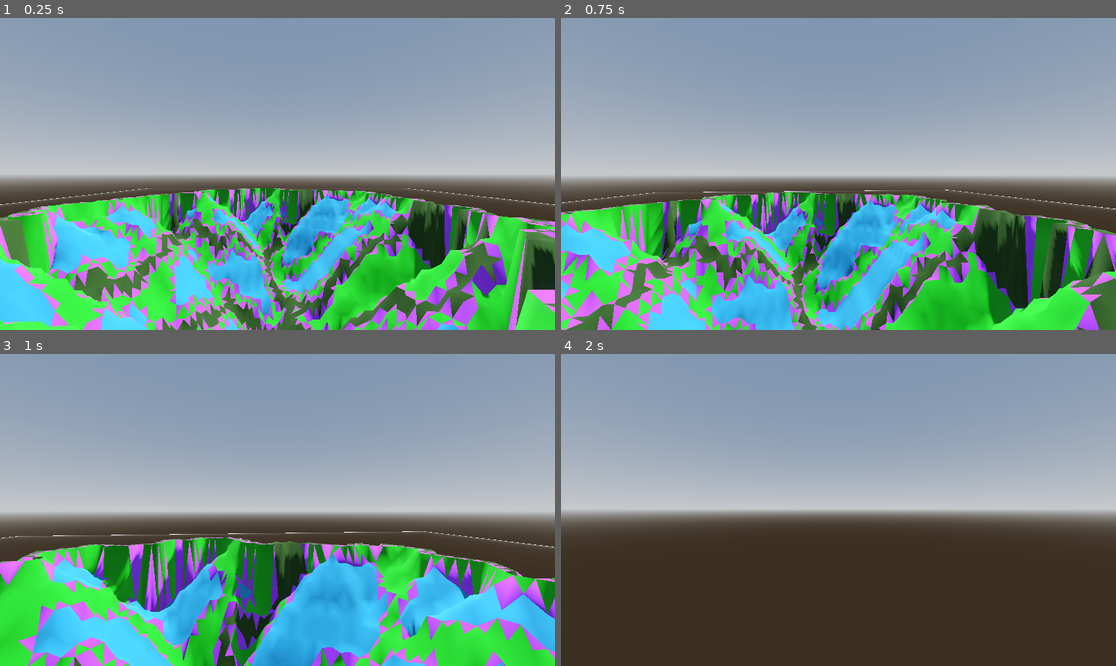
Above: before the commit, frames 1-4 (two rows, left to right).
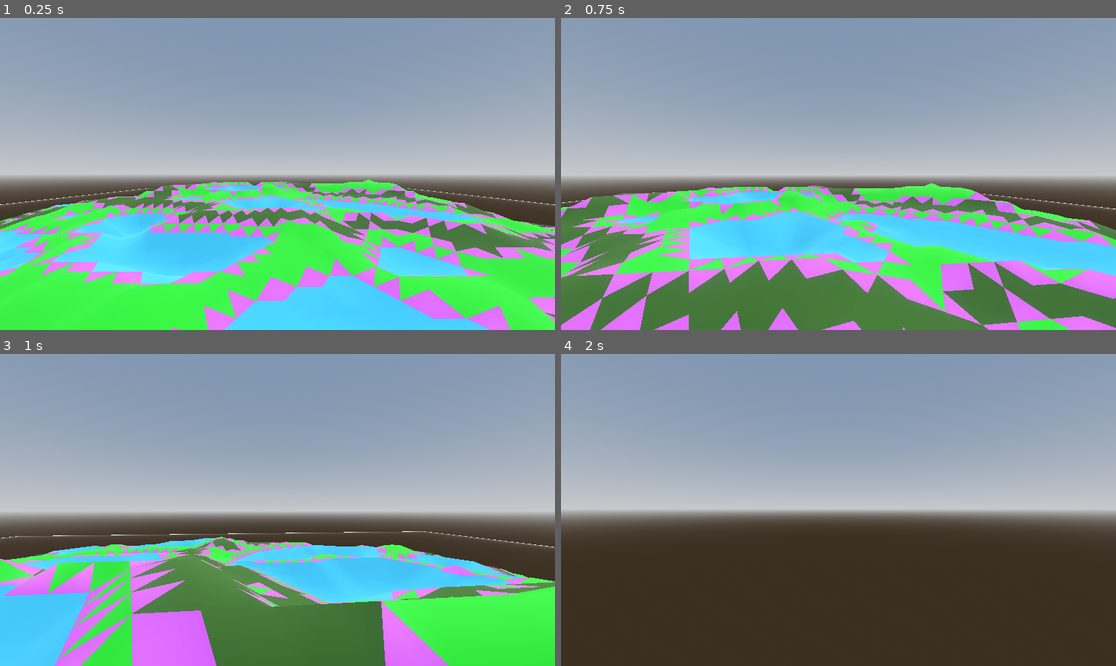
Above: after the commit, the same moments.

Repository: MichaelReel/Faster-Island-Generation
Game: Godot game, scene res://Main.tscn
The game is run twice, just before and just after one commit, with the same random seed, the same clock (stepped at 60 frames per second) and the same inputs.
Inputs (mouse positions are in pixels of both pictures, inside the frame that each line leads up to):
- Up to frame 1 (0.25 s): no input
- Up to frame 2 (0.75 s): tap Enter at 0.5 s; move the mouse to (866, 174) at 0.52 s; hold W (forward) from 0.53 s (still down)
- Up to frame 3 (1 s): keep holding W (forward)
- Up to frame 4 (2 s): keep holding W (forward); move the mouse to (810, 510) at 1.27 s

The runs differ from the first frame. In frame 1, 36% of the frame differs, in the area x 0-100%, y 51-100%; in frame 2, 39%, in the area x 0-100%, y 53-100%; in frame 3, 32%; in frame 4, nothing differs.

Commit message:
Found the bug in the point connections code

Diff:
--- a/island/GeneratedIsland.gd
+++ b/island/GeneratedIsland.gd
@@ -26,7 +26,7 @@
 @export var max_lakes_per_region: int = 3
 
 @export_category("height_map_creation")
-@export var diff_height: float = 0.5
+@export var diff_height: float = 0.2
 @export var diff_max_multi: int = 3
 
 @export_category("debug_materials")
--- a/island/generation/grid/geometry/PointLayer.gd
+++ b/island/generation/grid/geometry/PointLayer.gd
@@ -79,7 +79,7 @@
 		neighbours.append(get_point_index_for_vector2i(point_coords + Vector2i(0, +1)))
 
 	# On even rows include, y+/-1 and x-1, On odd rows include, y+/-1 and x+1
-	var offset_x = point_coords.x + (-1 if point_coords.x % 2 == 0 else 1)
+	var offset_x = point_coords.x + (-1 if point_coords.y % 2 == 0 else 1)
 	if offset_x >= 0 and offset_x < point_grid_dimensions.x:
 		if point_coords.y - 1 >= 0:
 			neighbours.append(get_point_index_for_vector2i(Vector2i(offset_x, point_coords.y - 1)))
@@ -111,3 +111,17 @@
 
 func get_total_point_count() -> int:
 	return len(_grid_points)
+
+func get_valid_adjacent_point_indices_from_list(point_indices: PackedInt64Array) -> Dictionary:
+	# -> Dictionary[int, PackedInt64Array]
+	"""Create a dictionary of each point in point_indices to each other adjacent point in point_indices"""
+
+	var point_index_to_connects_in_list: Dictionary = {}  # Dictionary[int, PackedInt64Array]
+	for point_index in point_indices:
+		point_index_to_connects_in_list[point_index] = PackedInt64Array()
+		var directions: PackedInt64Array = _connected_point_indices_by_point_index[point_index]
+		for direction in directions:
+			if direction in point_indices:
+				point_index_to_connects_in_list[point_index].append(direction)
+
+	return point_index_to_connects_in_list
--- a/island/generation/grid/geometry/TriCellLayer.gd
+++ b/island/generation/grid/geometry/TriCellLayer.gd
@@ -194,3 +194,7 @@
 			neighbours.append(get_tri_cell_index_for_vector2i(Vector2i(x, three_cell_row)))
 
 	return neighbours
+
+func get_valid_adjacent_point_indices_from_list(point_indices: PackedInt64Array) -> Dictionary:
+	# -> Dictionary[int, PackedInt64Array]
+	return _point_layer.get_valid_adjacent_point_indices_from_list(point_indices)
--- a/island/generation/height/geometry/HeightLayer.gd
+++ b/island/generation/height/geometry/HeightLayer.gd
@@ -71,12 +71,16 @@
 
 func _setup_sealevel() -> void:
 	""" Record each point on the edges between the island region frontier and the region itself """
-	var island_region_index = _outline_manager.get_island_region_index()
-	var frontier_indices = _region_cell_layer.get_front_cell_indices(island_region_index)
-	for front_cell_index in frontier_indices:
-		for point in _region_cell_layer.get_region_front_point_indices_by_front_cell_index(island_region_index, front_cell_index):
-			if not point in _sealevel_point_indices:
-				_sealevel_point_indices.append(point)
+	var island_region_index: int = _outline_manager.get_island_region_index()
+	var front_cell_indices: PackedInt64Array = _region_cell_layer.get_front_cell_indices(island_region_index)
+	var temp_sealevel_point_indices: Array[int] = []
+	for front_cell_index in front_cell_indices:
+		for point_index in _region_cell_layer.get_region_front_point_indices_by_front_cell_index(island_region_index, front_cell_index):
+			if not point_index in temp_sealevel_point_indices:
+				set_point_height(point_index, 0.0)
+				temp_sealevel_point_indices.append(point_index)
+
+	_sealevel_point_indices = temp_sealevel_point_indices
 
 func _setup_height_fronts() -> void:
 	"""Create the initial uphill and downhill point frontiers"""
@@ -85,7 +89,7 @@
 		for point_index in _region_cell_layer.get_connected_point_indices_by_point_index(center_point):
 			if not is_point_height_set(point_index):
 				# Uphill or downhill neighbour?
-				if _region_cell_layer.point_has_any_cell_with_parent(point_index, island_region_index):
+				if not _region_cell_layer.point_has_any_cell_with_parent(point_index, _region_cell_layer.get_root_region_index()):
 					set_point_height(point_index, _uphill_height)
 					_uphill_front_indices.append(point_index)
 				else:
--- a/island/generation/height/mesh/HeightMesh.gd
+++ b/island/generation/height/mesh/HeightMesh.gd
@@ -65,3 +65,19 @@
 	ground_surface_tool.commit(self)
 	lake_surface_tool.commit(self)
 	debug_surface_tool.commit(self)
+
+	add_debug()
+
+func add_debug() -> void:
+	var surface_tool: SurfaceTool = SurfaceTool.new()
+	surface_tool.begin(Mesh.PRIMITIVE_LINES)
+
+	var point_indices: PackedInt64Array = _height_layer._sealevel_point_indices
+	var point_connections: Dictionary = _region_cell_layer.get_valid_adjacent_point_indices_from_list(point_indices)
+
+	for point_index in point_indices:
+		for other_point_index in point_connections[point_index]:
+			surface_tool.add_vertex(_region_cell_layer.get_point_as_vector3(point_index, 0.05))
+			surface_tool.add_vertex(_region_cell_layer.get_point_as_vector3(other_point_index, 0.05))
+
+	surface_tool.commit(self)
--- a/island/generation/region/geometry/RegionCellLayer.gd
+++ b/island/generation/region/geometry/RegionCellLayer.gd
@@ -63,7 +63,6 @@
 		for cell_index in _point_to_cells_map[point_index]:
 			if _region_index_by_cell_index[cell_index] == region_index and not point_index in front_point_indices:
 				front_point_indices.append(point_index)
-				break
 	return front_point_indices
 
 func add_cell_to_subregion_front(cell_index: int, sub_region_index: int) -> void:
@@ -250,3 +249,7 @@
 					region._point_indices_in_region.append(point_index)
 		region._point_indices_calculated = true
 	return region._point_indices_in_region
+
+func get_valid_adjacent_point_indices_from_list(point_indices: PackedInt64Array) -> Dictionary:
+	# -> Dictionary[int, PackedInt64Array]
+	return _tri_cell_layer.get_valid_adjacent_point_indices_from_list(point_indices)
